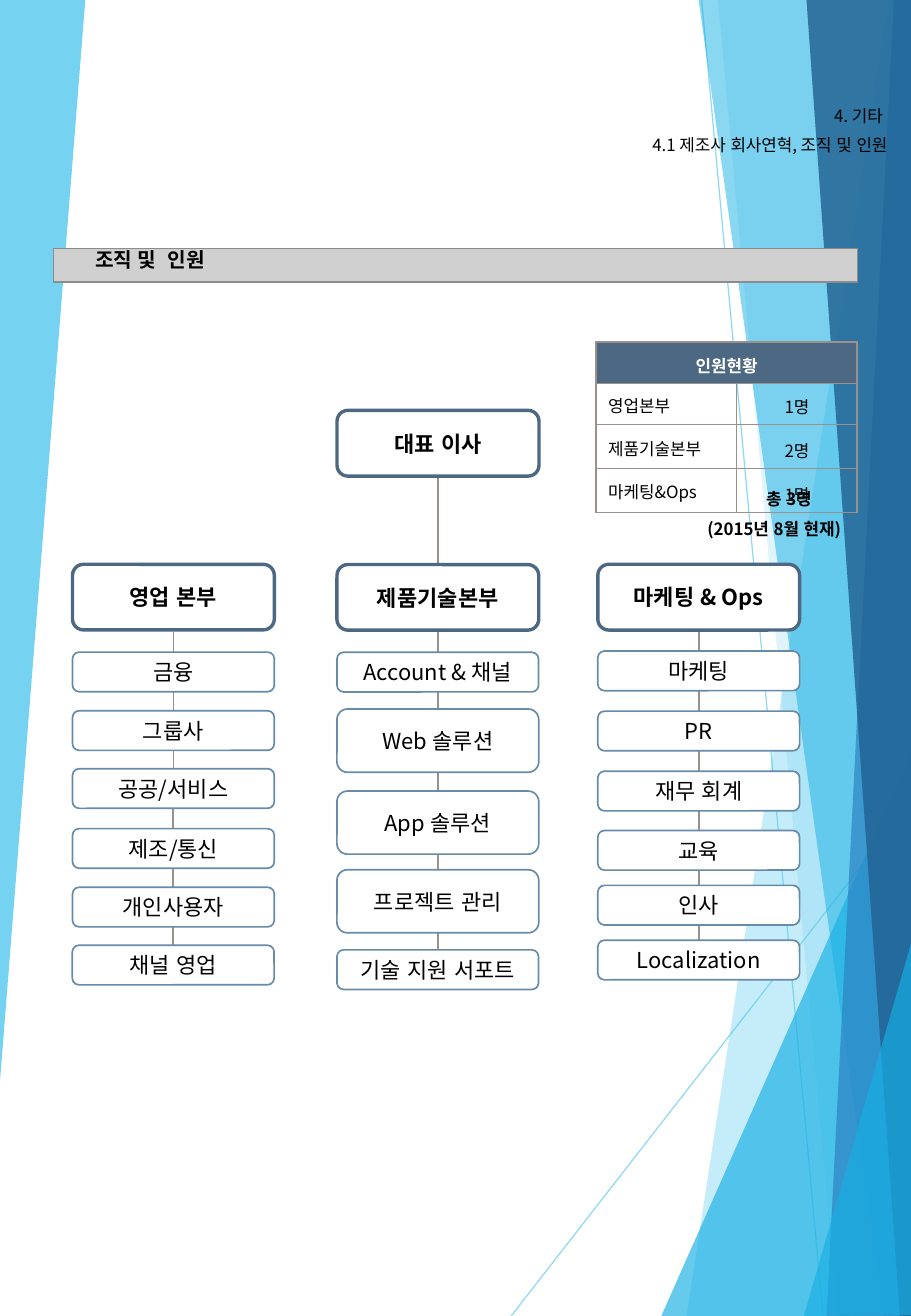
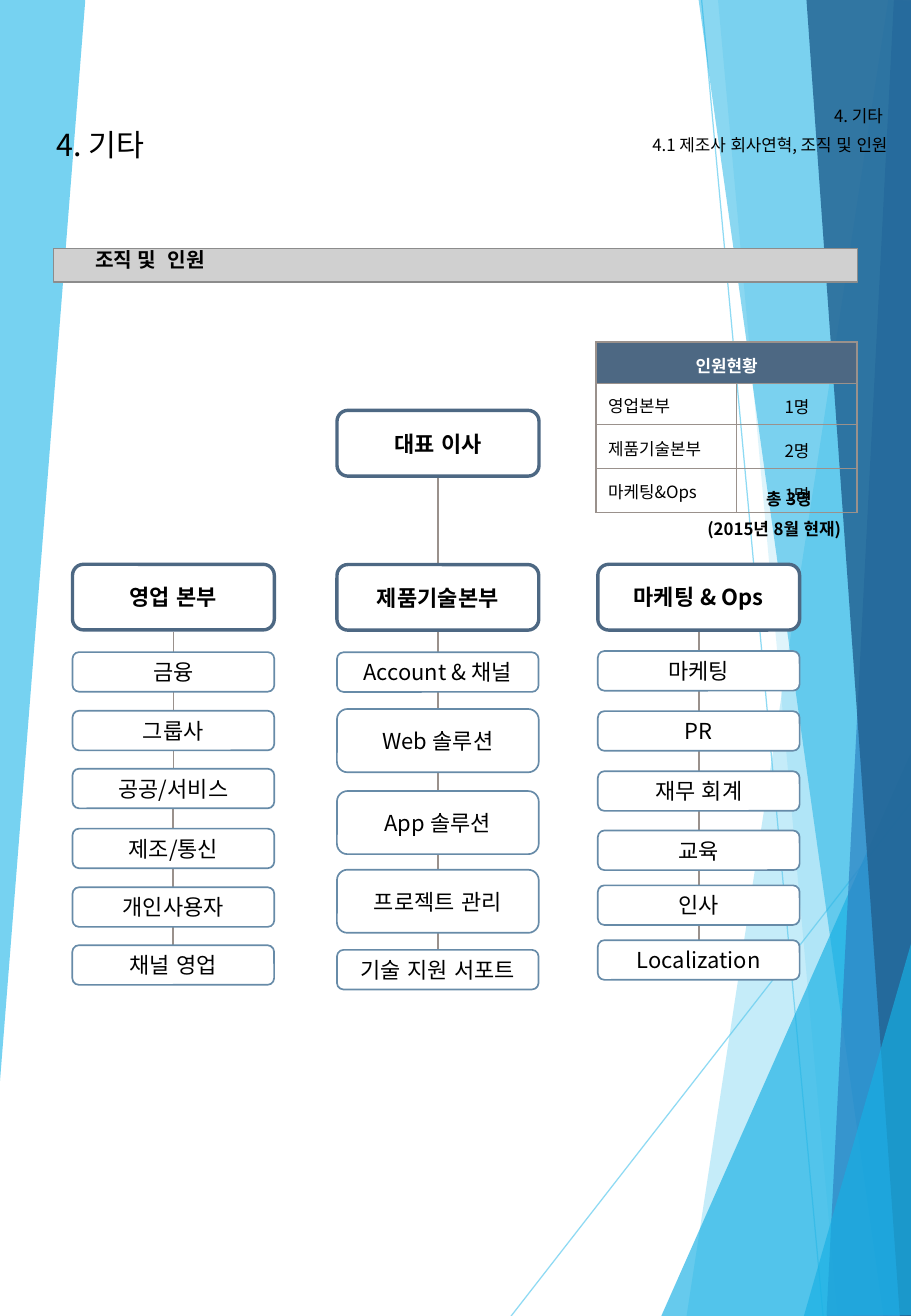
Before and after one commit to Lime2015/Milk_Memorial, a slide deck: slide 9 of 납골당 유지보수 내용.pptx. Drawn at 911x1316 pixels with LibreOffice and Linux fonts; fonts in the diff are those of the drawing; grey boxes stand for pictures. Boxes give left, top, right and bottom in pixels: in the first picture for what was removed or moved away, otherwise in the second. Text is boxed around its words. In the diff, an @@ line names an element or a change of style, - is before the commit and + after.

```diff
--- a/납골당 유지보수 내용.pptx
+++ b/납골당 유지보수 내용.pptx
@@ text added at [56,125,144,164], 18 pt, text #000000 @@
+4. 기타
```
Also in this commit, not shown: 5 other slides changed, 1 other file.
